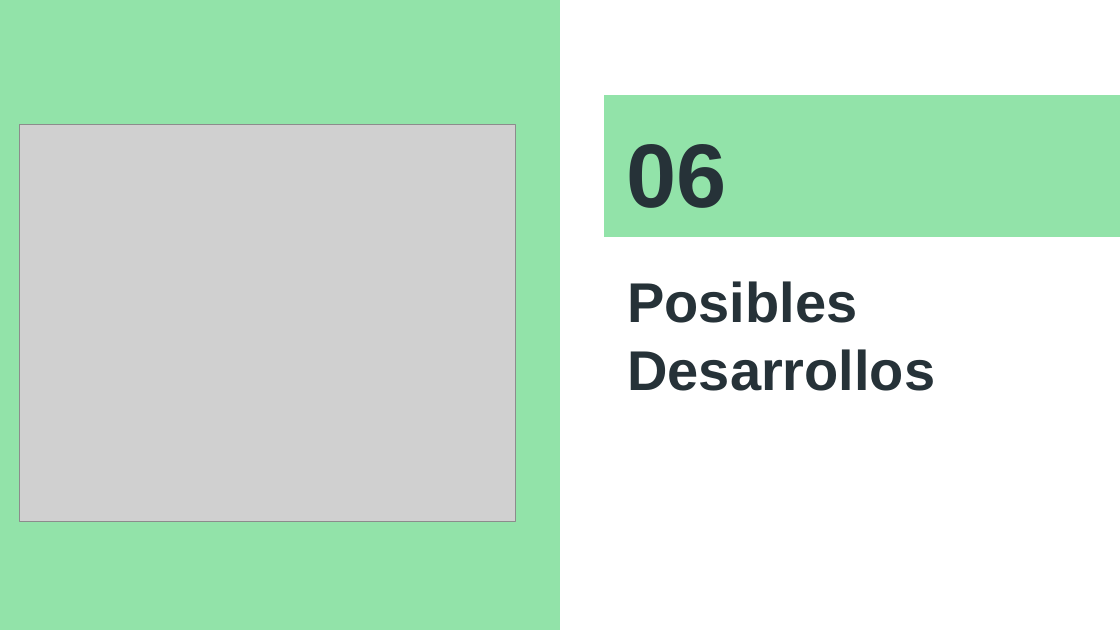
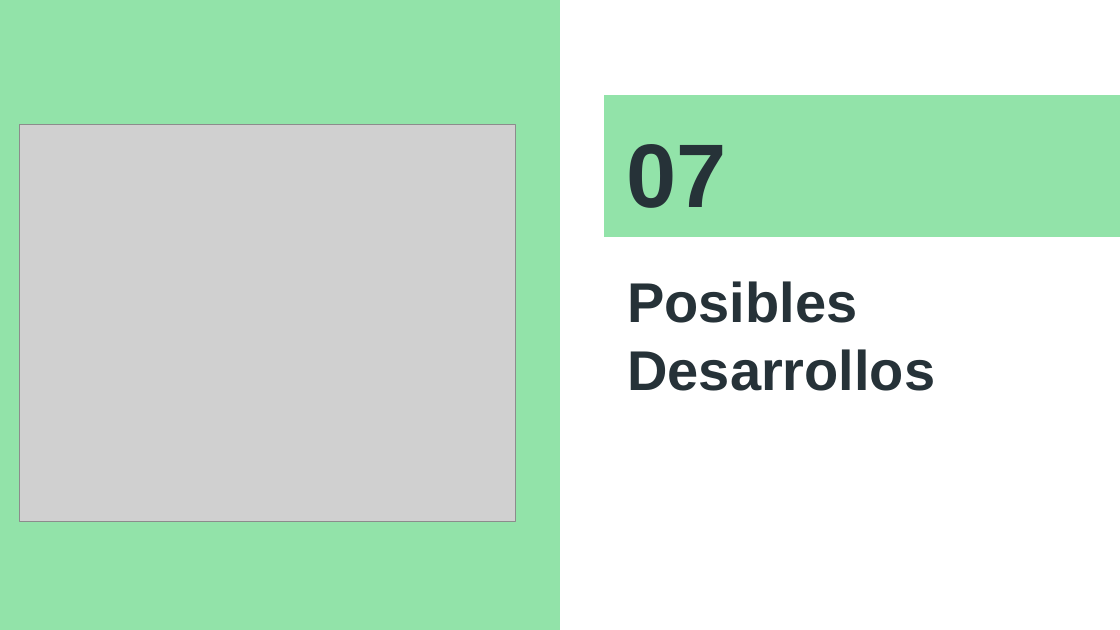
Before and after one commit to Pattov/GeneradorDOM, a slide deck: slide 14 of otros/Patricia_TovarQuintano_DAW2.ppsx (slide 13 before the commit). Drawn at 1120x630 pixels with LibreOffice and Linux fonts; fonts in the diff are those of the drawing; grey boxes stand for pictures. Boxes give left, top, right and bottom in pixels: in the first picture for what was removed or moved away, otherwise in the second. Text is boxed around its words. In the diff, an @@ line names an element or a change of style, - is before the commit and + after.

```diff
--- a/otros/Patricia_TovarQuintano_DAW2.ppsx
+++ b/otros/Patricia_TovarQuintano_DAW2.ppsx
@@ title at bbox=[627, 144, 727, 208]: text changed @@
-06
+07
```
Also in this commit, not shown: 1 other slide changed, 5 slides added, 1 slide removed.
